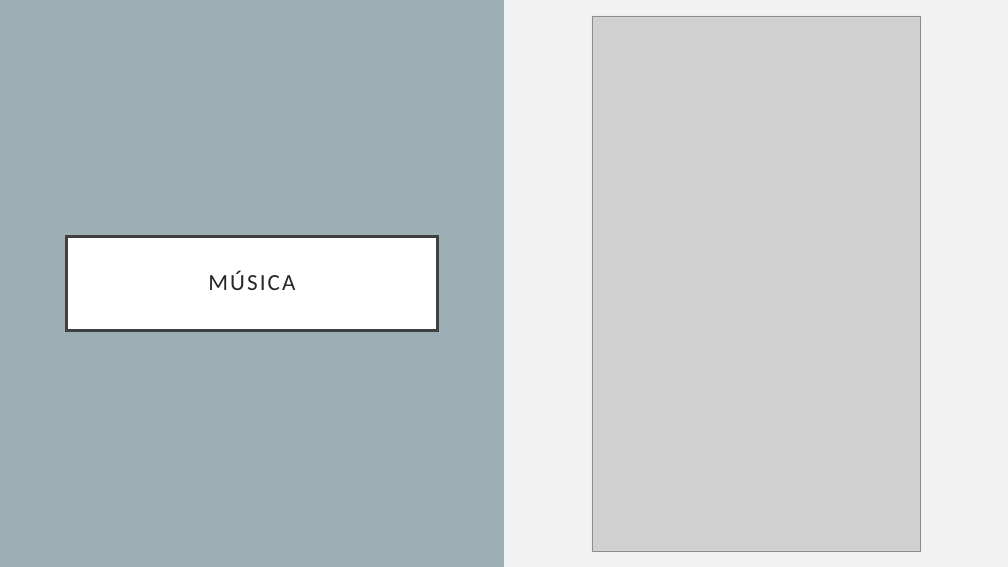
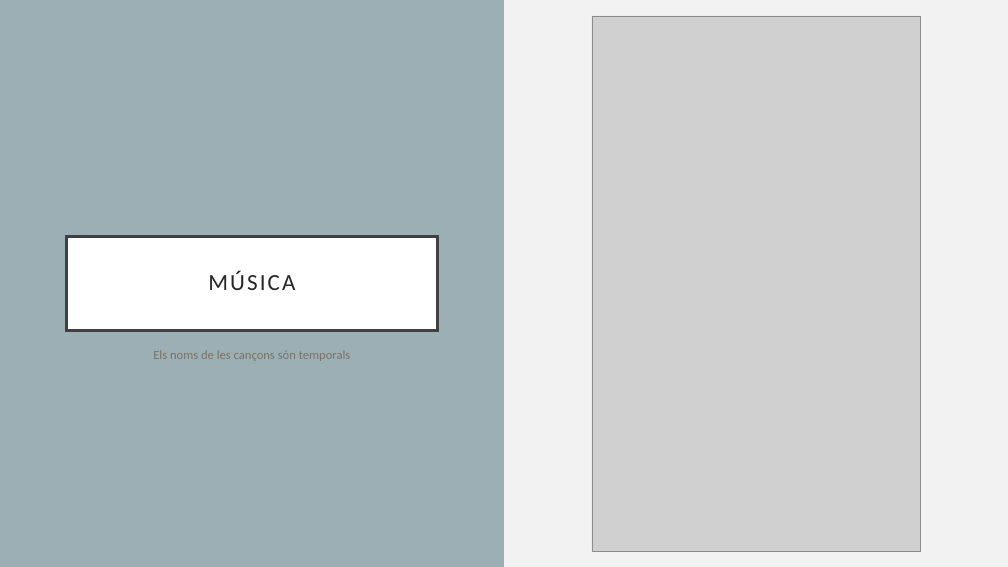
Before and after one commit to sillyck/DAM2-M8-UF1-Projecte, a slide deck: slide 3 of docu/Presentacio.pptx. Drawn at 1008x567 pixels with LibreOffice and Linux fonts; fonts in the diff are those of the drawing; grey boxes stand for pictures. Boxes give left, top, right and bottom in pixels: in the first picture for what was removed or moved away, otherwise in the second. Text is boxed around its words. In the diff, an @@ line names an element or a change of style, - is before the commit and + after.

```diff
--- a/docu/Presentacio.pptx
+++ b/docu/Presentacio.pptx
@@ text added at (153, 350, 351, 361), 12 pt, text #7B7366 @@
+Els noms de les cançons són temporals
```
Also in this commit, not shown: 1 slide added, 2 slides removed.
